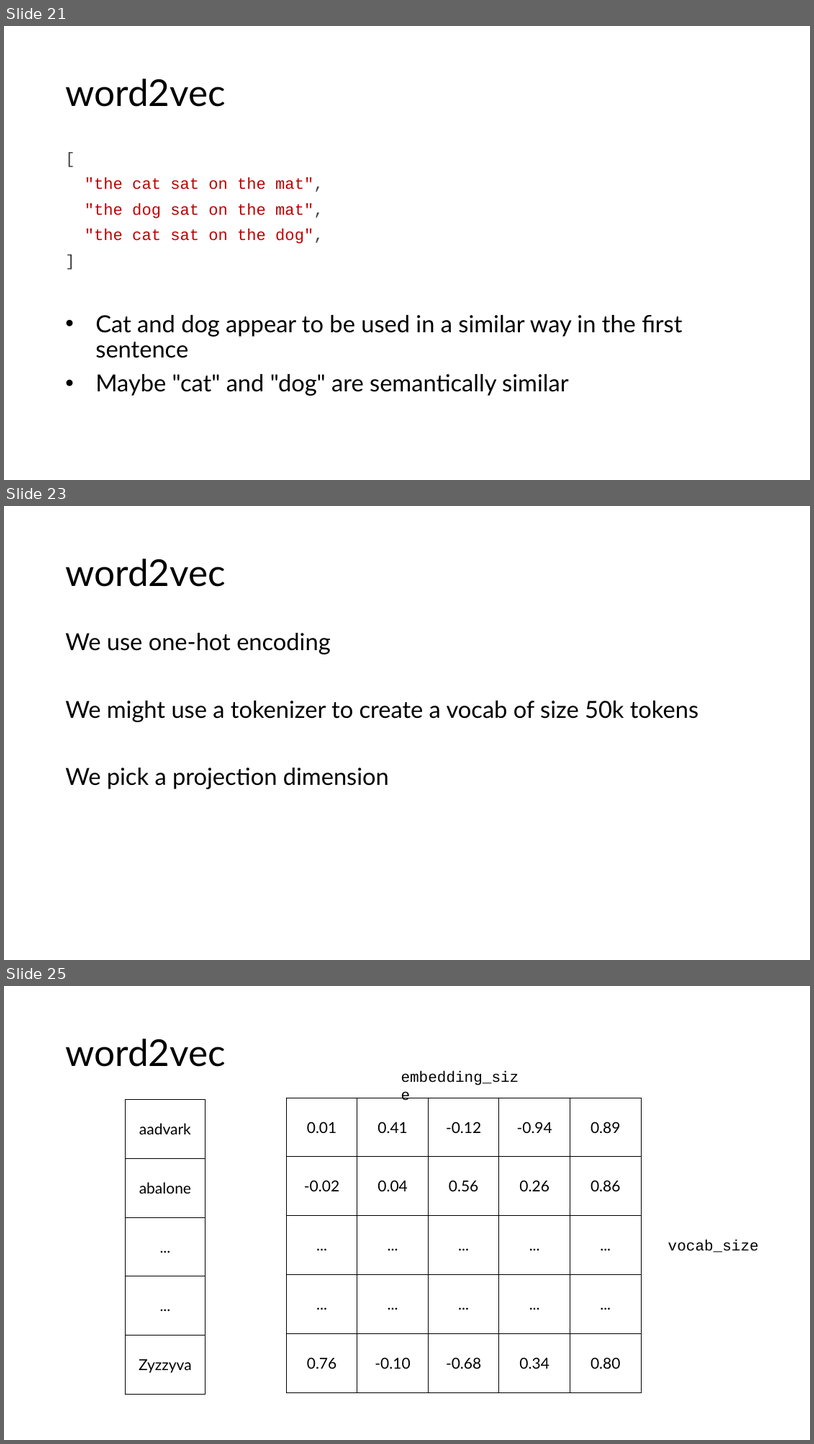
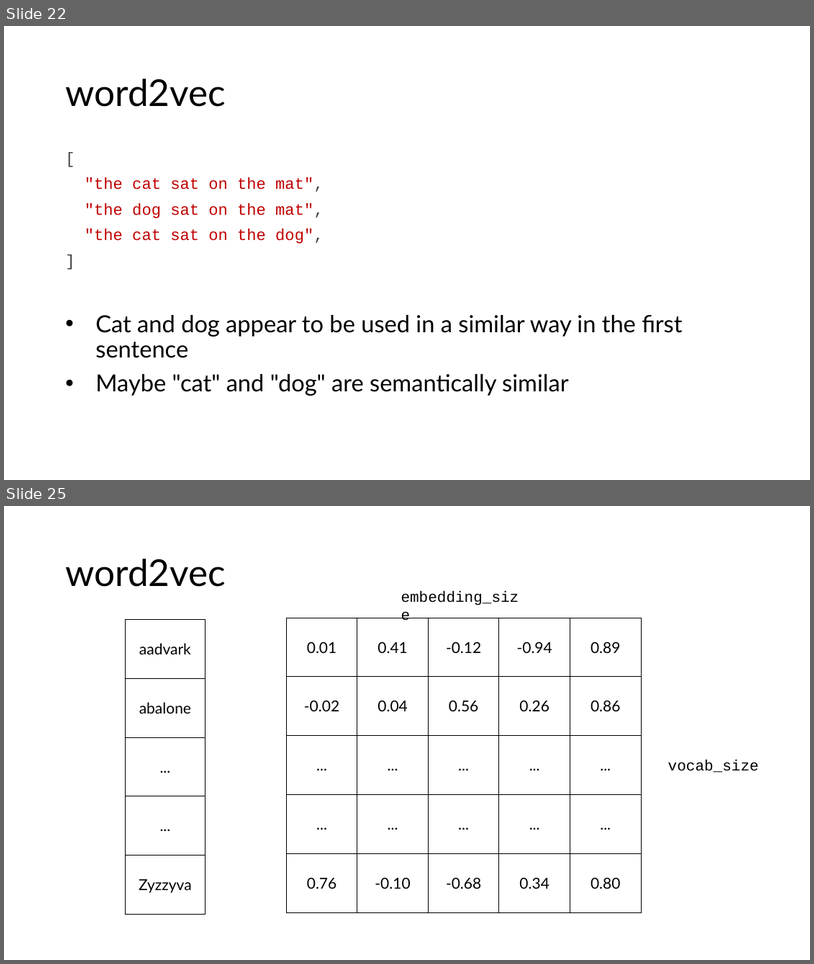
Before and after one commit to acceleratescience/large-language-models, a slide deck: slides/4-embeddings.pptx. Shown one above the other, each under a label of ours: slides 21, 23 and 25 before the commit, slides 22 and 25 after it; the slides between them are not shown. The pictures are 814x1444 and 814x964 pixels, drawn with LibreOffice and Linux fonts; fonts in the diff are those of the drawing. Boxes give left, top, right and bottom in pixels: in the first picture for what was removed or moved away, otherwise in the second. Text is boxed around its words. In the diff, an @@ line names an element or a change of style, - is before the commit and + after.

```diff
--- a/slides/4-embeddings.pptx
+++ b/slides/4-embeddings.pptx
@@ slide 23 removed at bbox=[4, 506, 810, 960], background #FFFFFF @@
@@ title removed at bbox=[65, 559, 226, 587] @@
-word2vec
@@ text removed at bbox=[65, 633, 699, 789] @@
-We use one-hot encoding
-We might use a tokenizer to create a vocab of size 50k tokens
-We pick a projection dimension
@@ what was slide 21 is now slide 22 @@
```
Also in this commit, not shown: 5 slides changed, 1 slide added.
